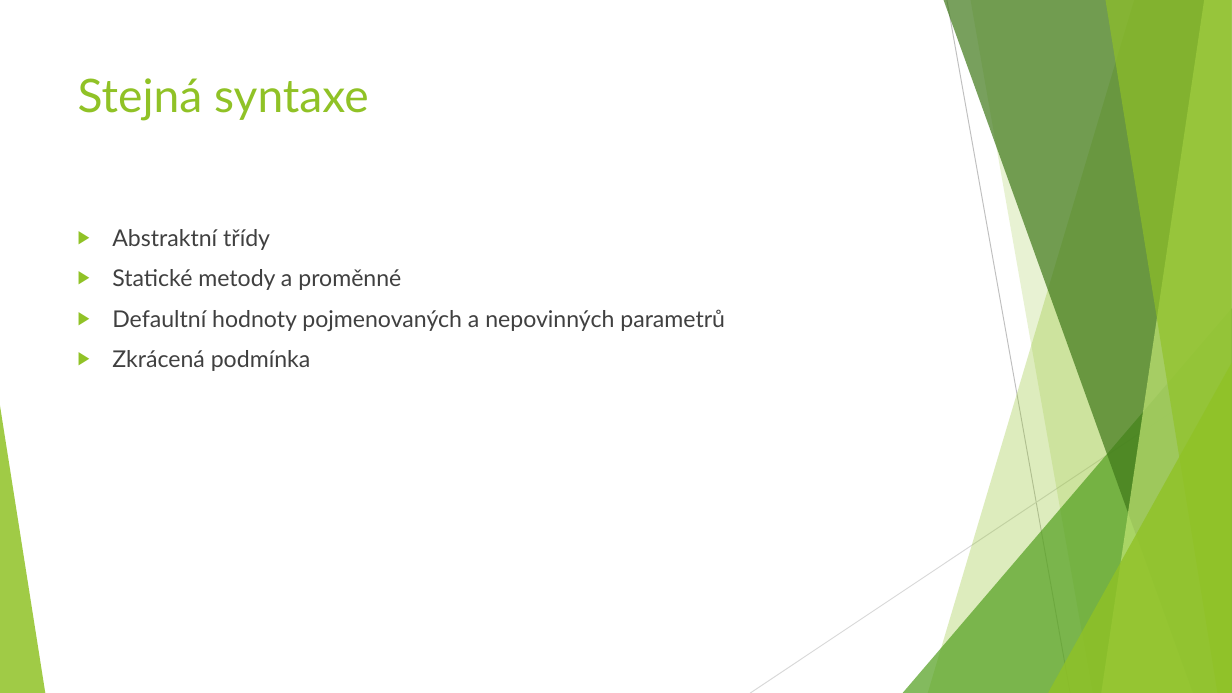
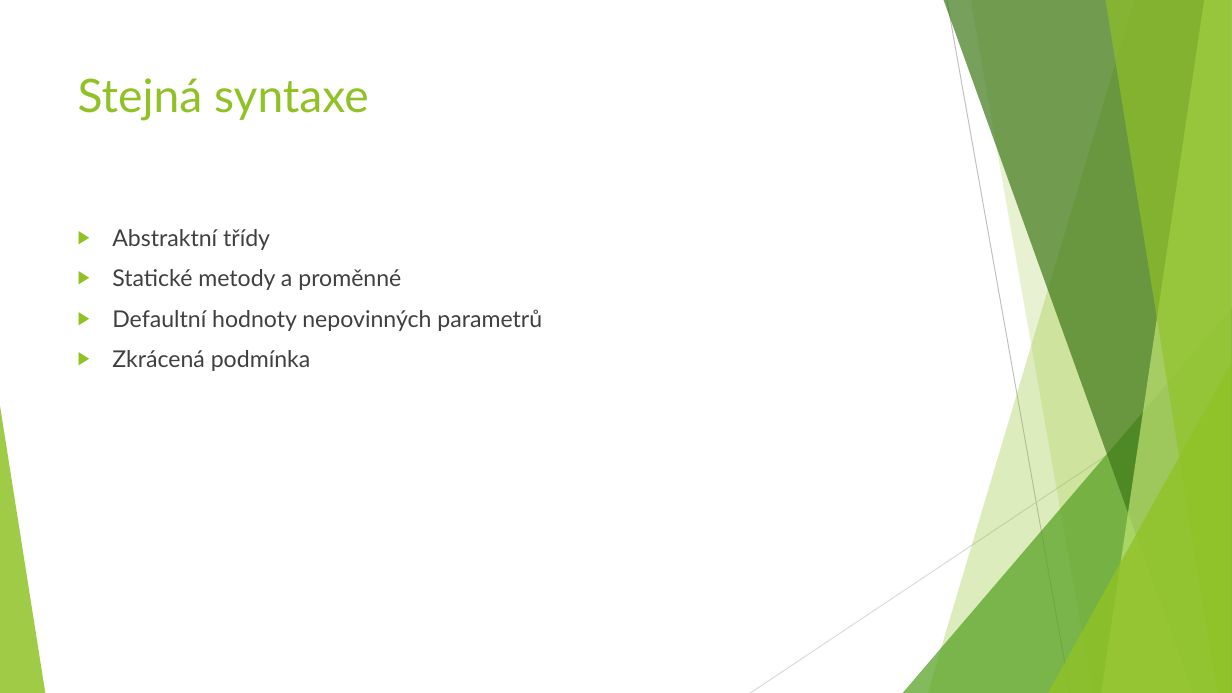
Before and after one commit to JanMlcoch/why-use-dart, a slide deck: slide 17 of Dart - proč ho používat.pptx (slide 16 before the commit). Drawn at 1232x693 pixels with LibreOffice and Linux fonts; fonts in the diff are those of the drawing. Boxes give left, top, right and bottom in pixels: in the first picture for what was removed or moved away, otherwise in the second. Text is boxed around its words. In the diff, an @@ line names an element or a change of style, - is before the commit and + after.

```diff
--- a/Dart - proč ho používat.pptx
+++ b/Dart - proč ho používat.pptx
@@ text at <box>112,309,542,331</box>: text changed @@
-▶ Defaultní hodnoty pojmenovaných a nepovinných parametrů
+▶ Defaultní hodnoty nepovinných parametrů
```
Also in this commit, not shown: 10 other slides changed, 2 slides added, 2 other files.
